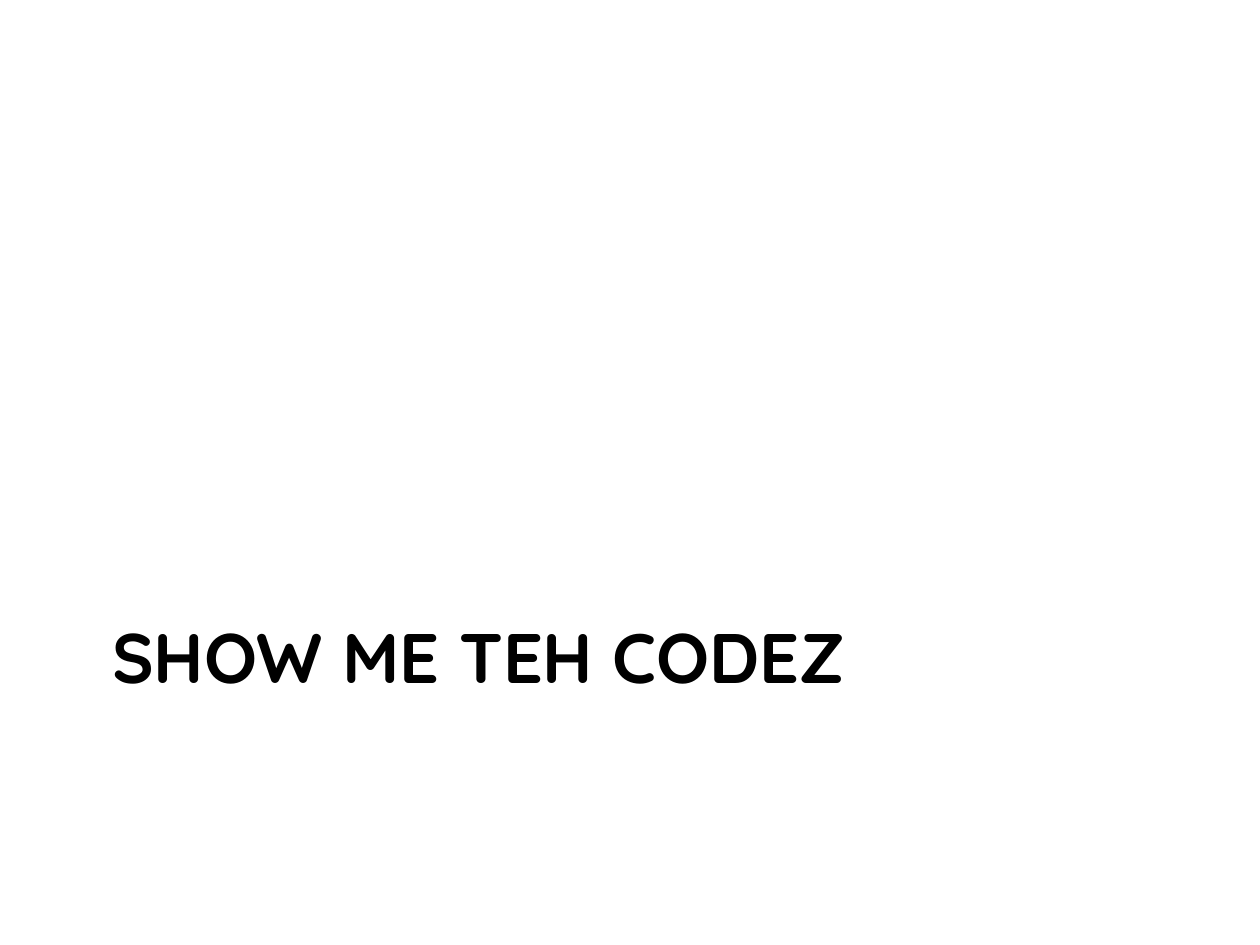
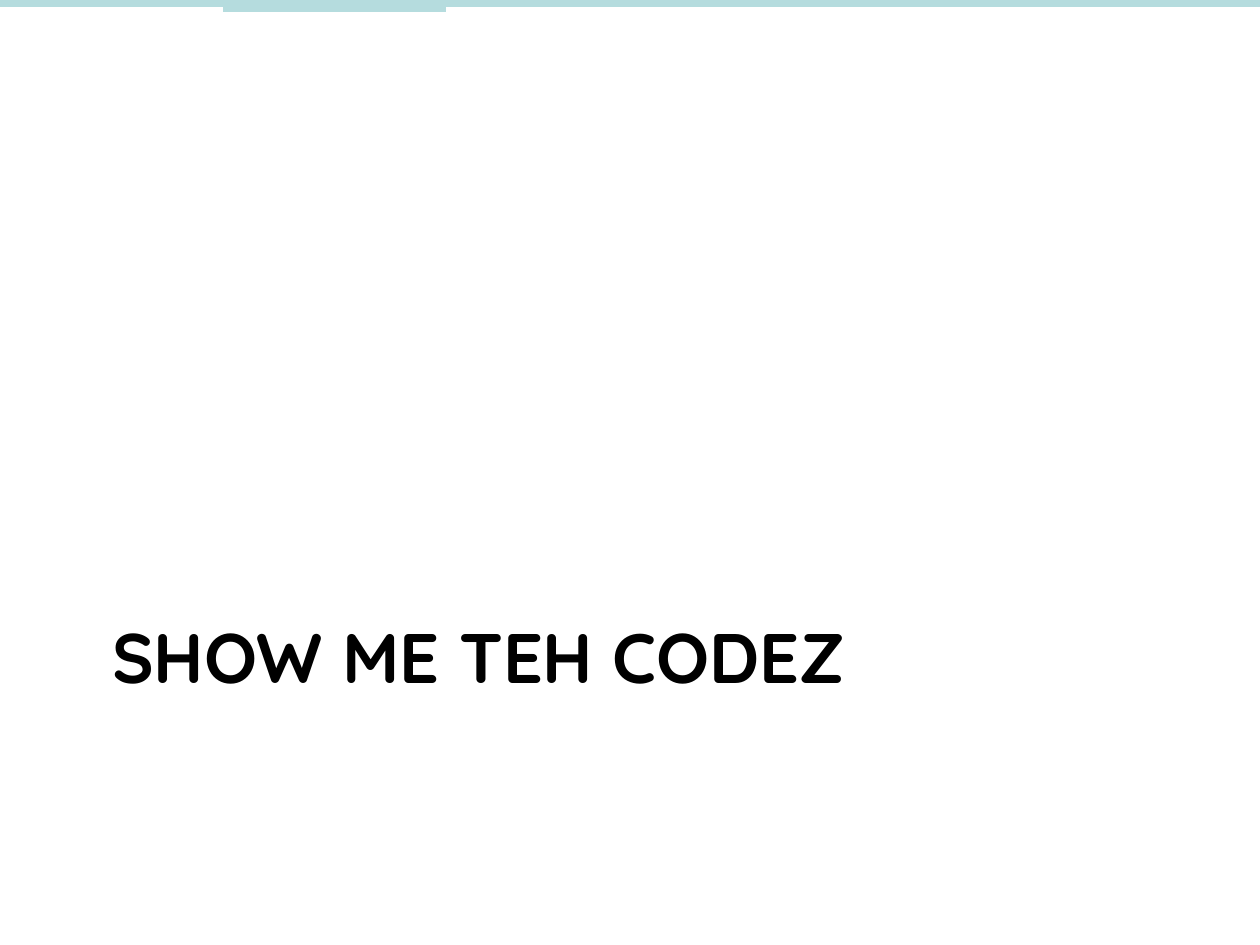
Before and after one commit to nbarnwell/OrderManagementSystem, a slide deck: slide 18 of DDD, CQRS and Event Sourcing.pptx (slide 23 before the commit). Drawn at 1260x945 pixels with LibreOffice and Linux fonts; fonts in the diff are those of the drawing. Boxes give left, top, right and bottom in pixels: in the first picture for what was removed or moved away, otherwise in the second. Text is boxed around its words. In the diff, an @@ line names an element or a change of style, - is before the commit and + after.

```diff
--- a/DDD, CQRS and Event Sourcing.pptx
+++ b/DDD, CQRS and Event Sourcing.pptx
@@ line added from (0, 4) to (1260, 4), #B6DCDF 4 pt @@
@@ line added from (223, 5) to (446, 5), #B6DCDF 8 pt @@
```
Also in this commit, not shown: 37 other slides changed, 10 slides added, 10 slides removed, 10 other files.
